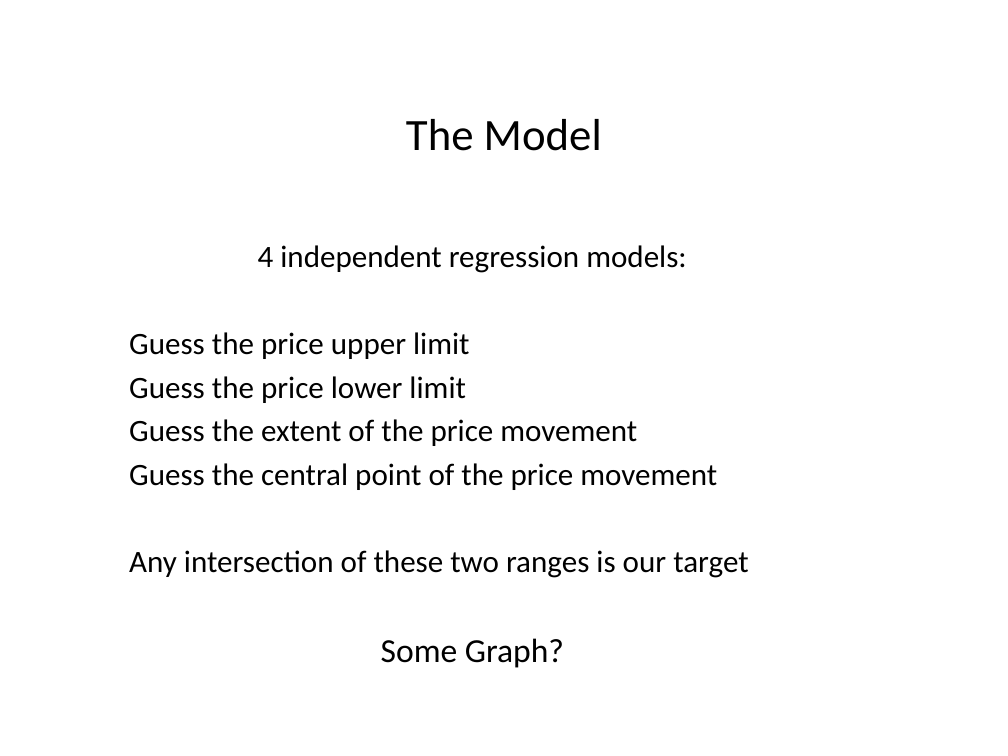
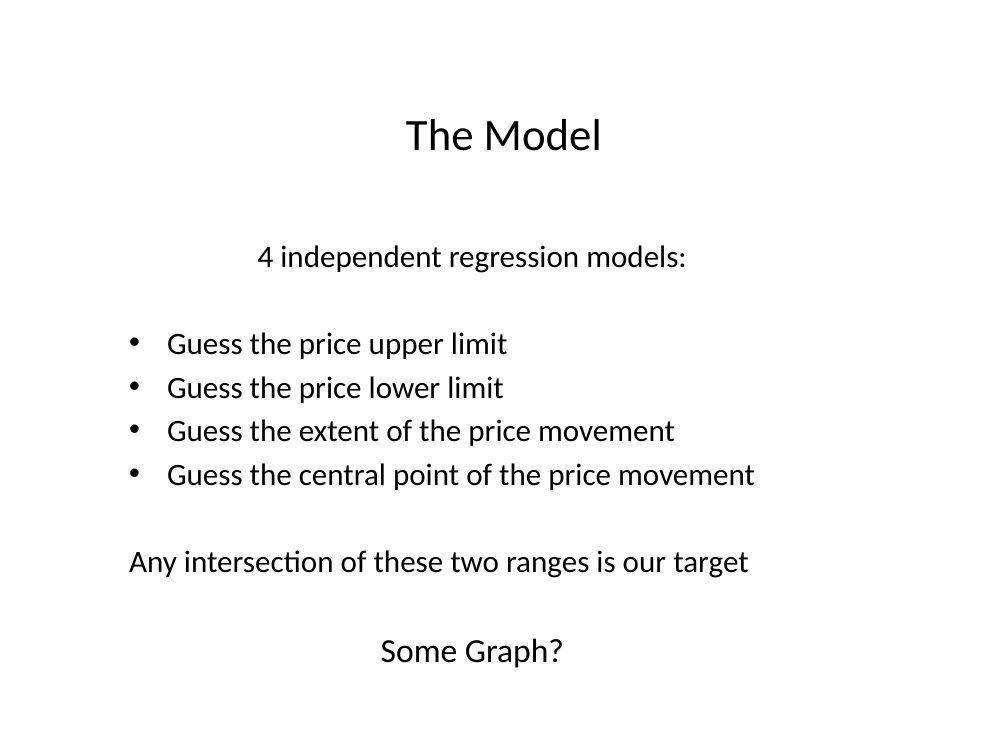
Before and after one commit to marcolunardi/metis, a slide deck: slide 3 of kojak_work/Metis Kojak.pptx. Drawn at 1008x756 pixels with LibreOffice and Linux fonts; fonts in the diff are those of the drawing. Boxes give left, top, right and bottom in pixels: in the first picture for what was removed or moved away, otherwise in the second. Text is boxed around its words. In the diff, an @@ line names an element or a change of style, - is before the commit and + after.

Commit message:
remastering modeling section - halfway

```diff
--- a/kojak_work/Metis Kojak.pptx
+++ b/kojak_work/Metis Kojak.pptx
@@ text at (167,332,755,490): bullet none to • @@
```
Also in this commit, not shown: 3 other slides changed, 8 other files.
